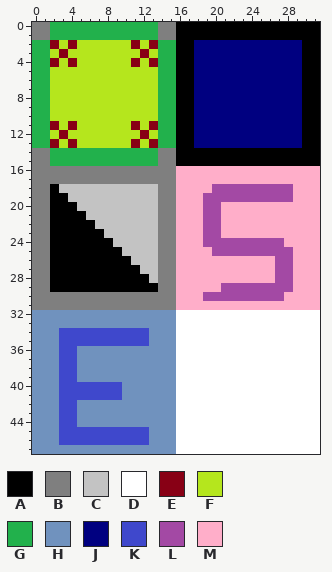
Pixel-art sprite, stored at tilesets/til_basic_tiles.png. That is the earlier state.
The file is 32x48 pixels. Colours within 5 levels of each other are drawn and written as one.
Palette (. is transparent): A #000000  B #7f7f7f  C #c3c3c3  D #ffffff  E #880015  F #b5e61d  G #22b14c  H #7092be  J #000080  K #3f48cc  L #a349a4  M #ffaec9
Pixels before, first column x 0:
 0 BBGGGGGGGGGGGGBBAAAAAAAAAAAAAAAA
 1 BBGGGGGGGGGGGGBBAAAAAAAAAAAAAAAA
 2 GGEFEFFFFFFEFEGGAAJJJJJJJJJJJJAA
 3 GGFEFFFFFFFFEFGGAAJJJJJJJJJJJJAA
 4 GGEFEFFFFFFEFEGGAAJJJJJJJJJJJJAA
 5 GGFFFFFFFFFFFFGGAAJJJJJJJJJJJJAA
 6 GGFFFFFFFFFFFFGGAAJJJJJJJJJJJJAA
 7 GGFFFFFFFFFFFFGGAAJJJJJJJJJJJJAA
 8 GGFFFFFFFFFFFFGGAAJJJJJJJJJJJJAA
 9 GGFFFFFFFFFFFFGGAAJJJJJJJJJJJJAA
10 GGFFFFFFFFFFFFGGAAJJJJJJJJJJJJAA
11 GGEFEFFFFFFEFEGGAAJJJJJJJJJJJJAA
12 GGFEFFFFFFFFEFGGAAJJJJJJJJJJJJAA
13 GGEFEFFFFFFEFEGGAAJJJJJJJJJJJJAA
14 BBGGGGGGGGGGGGBBAAAAAAAAAAAAAAAA
15 BBGGGGGGGGGGGGBBAAAAAAAAAAAAAAAA
16 BBBBBBBBBBBBBBBBMMMMMMMMMMMMMMMM
17 BBBBBBBBBBBBBBBBMMMMMMMMMMMMMMMM
18 BBACCCCCCCCCCCBBMMMMLLLLLLLLLMMM
19 BBAACCCCCCCCCCBBMMMLLLLLLLLLLMMM
20 BBAAACCCCCCCCCBBMMMLLMMMMMMMMMMM
21 BBAAAACCCCCCCCBBMMMLLMMMMMMMMMMM
22 BBAAAAACCCCCCCBBMMMLLMMMMMMMMMMM
23 BBAAAAAACCCCCCBBMMMLLMMMMMMMMMMM
24 BBAAAAAAACCCCCBBMMMLLLLLLLLLMMMM
25 BBAAAAAAAACCCCBBMMMMLLLLLLLLLMMM
26 BBAAAAAAAAACCCBBMMMMMMMMMMMLLMMM
27 BBAAAAAAAAAACCBBMMMMMMMMMMMLLMMM
28 BBAAAAAAAAAAACBBMMMMMMMMMMMLLMMM
29 BBAAAAAAAAAAAABBMMMMMLLLLLLLLMMM
30 BBBBBBBBBBBBBBBBMMMLLLLLLLLLMMMM
31 BBBBBBBBBBBBBBBBMMMMMMMMMMMMMMMM
32 HHHHHHHHHHHHHHHHDDDDDDDDDDDDDDDD
33 HHHHHHHHHHHHHHHHDDDDDDDDDDDDDDDD
34 HHHKKKKKKKKKKHHHDDDDDDDDDDDDDDDD
35 HHHKKKKKKKKKKHHHDDDDDDDDDDDDDDDD
36 HHHKKHHHHHHHHHHHDDDDDDDDDDDDDDDD
37 HHHKKHHHHHHHHHHHDDDDDDDDDDDDDDDD
38 HHHKKHHHHHHHHHHHDDDDDDDDDDDDDDDD
39 HHHKKHHHHHHHHHHHDDDDDDDDDDDDDDDD
40 HHHKKKKKKKHHHHHHDDDDDDDDDDDDDDDD
41 HHHKKKKKKKHHHHHHDDDDDDDDDDDDDDDD
42 HHHKKHHHHHHHHHHHDDDDDDDDDDDDDDDD
43 HHHKKHHHHHHHHHHHDDDDDDDDDDDDDDDD
44 HHHKKHHHHHHHHHHHDDDDDDDDDDDDDDDD
45 HHHKKKKKKKKKKHHHDDDDDDDDDDDDDDDD
46 HHHKKKKKKKKKKHHHDDDDDDDDDDDDDDDD
47 HHHHHHHHHHHHHHHHDDDDDDDDDDDDDDDD
The same view after the edit:
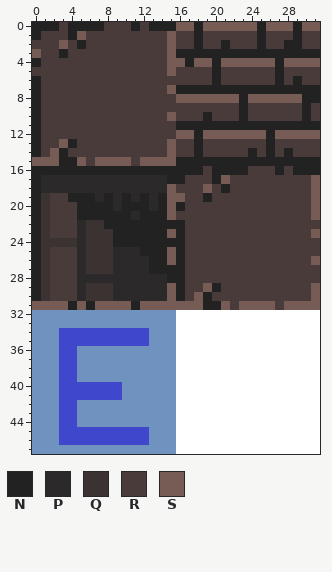
Colours new in this view: N #222222  P #2b2929  Q #3b3332  R #483b3a  S #775c55
What changed:
Changed rows in their new state; - is an unchanged pixel.
first column x 0:
 0 NNNRNNNNRRRNRNNNSSNSSSSSSNSSSNSS
 1 NRRRNSRRRRRRRRRSRRNRRRRRRNRRRNRR
 2 RRRSRNRRRRRRRRRSRRNRRNRRRNRRNNRR
 3 SRRNRRRRRRRRRRRSNNNNNNNNNNNNNNNN
 4 NRRRRRRRRRRRRRRSSNSSNSSSSSSNSSSS
 5 RRRRRRRRRRRRRRRSRRRRNRRRRRRNRRRR
 6 NRRRRRRRRRRRRRRRRRRRNRRRRRRNRNRR
 7 NRRRRRRRRRRRRRRSNNNNNNNNNNNNNNNN
 8 NRRRRRRRRRRRRRRRSSSSSSSNSSSSSSNN
 9 NRRRRRRRRRRRRRRRRRRRRRRNRRRRRRNR
10 NRRRRRRRRRRRRRRSRRRNRRRNRRRRRRNR
11 NRRRRRRRRRRRRRRRNNNNNNNNNNNNNNNN
12 NRRRRRRRRRRRRRRRSSNSSSSSSSNSSSSS
13 NRRSNRRRRRRRRRRSRRNRRRRRRRNRRRRR
14 NRSNRRRRRRRRRRRSRRNRRRRRNRNRNRRR
15 SSSNNSRSSSSRSSSSNNNNNNNNNNNNNNNN
16 NNNNNNNNNNNNNNNNNNNRNNNNRRRNRNNN
17 NPPPPPPPPPPPPPPNNRRRNSRRRRRRRRRS
18 NPPPPPPPPPPPPPPSRRRSRNRRRRRRRRRS
19 NQRRNNNPNPNPNPNSSRRNRRRRRRRRRRRS
20 NQRRRNNNNPNNNPNSNRRRRRRRRRRRRRRS
21 NQRRRNNNNNNPNNNSRRRRRRRRRRRRRRRS
22 NQRRRPQQNNNNNNNNNRRRRRRRRRRRRRRR
23 NQRRRPQQQNNNNNNSNRRRRRRRRRRRRRRS
24 NQQQQPQQQNNNNNNNNRRRRRRRRRRRRRRR
25 NQRRRPQQQPPPNNNSNRRRRRRRRRRRRRRR
26 NQRRRPQQQPPPPNNSNRRRRRRRRRRRRRRS
27 NQRRRPQQQPPPPNNNNRRRRRRRRRRRRRRR
28 NQRRRPPPPPPPPPPNNRRRRRRRRRRRRRRR
29 NQRRRPQQQPPPPPPSNRRSNRRRRRRRRRRS
30 NQRRRPQQQPPPPPPSNRSNRRRRRRRRRRRS
31 SSSSNSNSSSSNSSSSSSSNNSRSSSSRSSSS
Pixel boxes of the changes (left, top, right, bottom) in both pictures:
changed: (32, 22, 320, 310)
